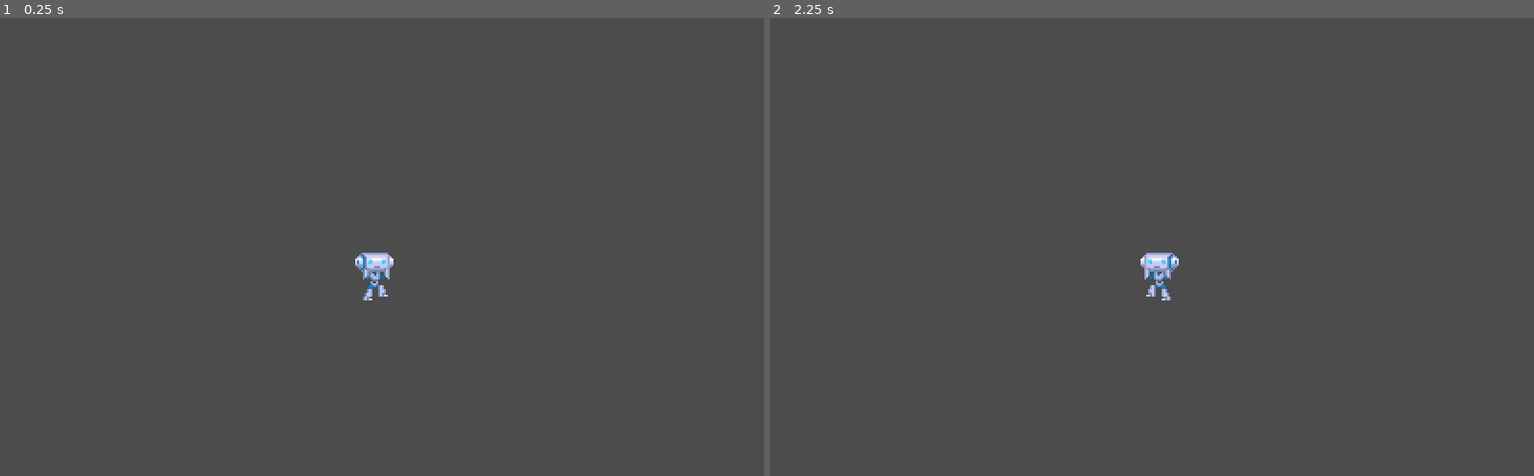
Above: before the commit, frames 1-2 (left to right).
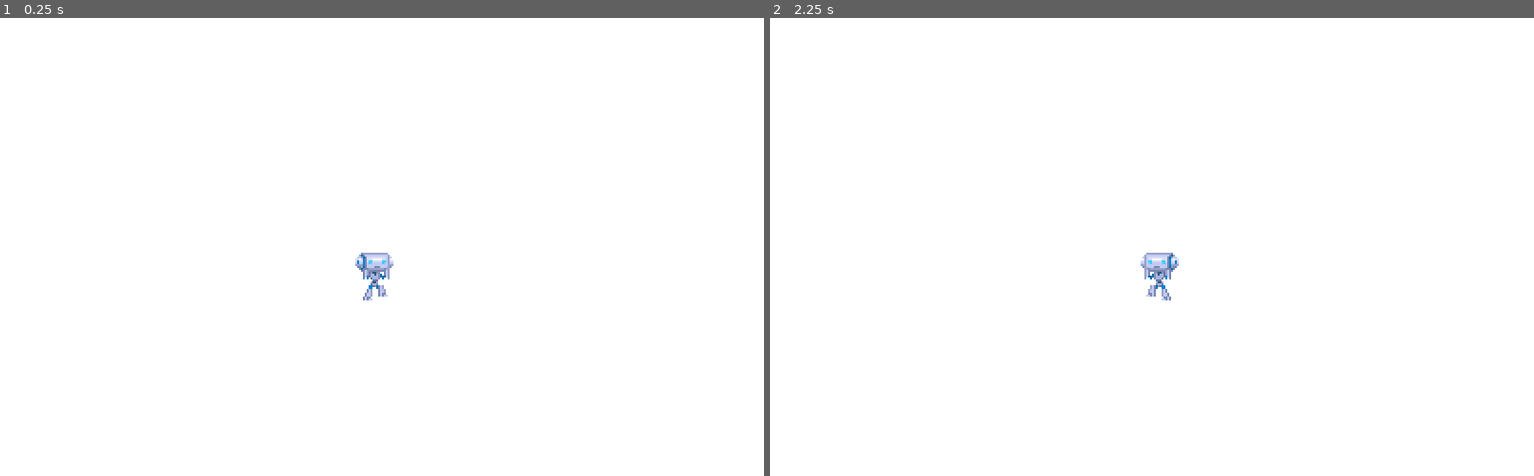
Above: after the commit, the same moments.

Repository: p-rott/Platformer
Game: Godot game, scene res://src/Actors/PlayerBackup.tscn
The game is run twice, just before and just after one commit, with the same random seed, the same clock (stepped at 60 frames per second) and the same inputs. This scene is started directly instead of the project's main scene.
Inputs:
- Up to frame 1 (0.25 s): no input
- Up to frame 2 (2.25 s): tap Enter at 0.5, 2 s; hold Shift (sprint) 0.53-1.28 s; hold Right (move_right) 0.53-2.03 s; tap Up (jump) at 0.77, 0.8, 1.07, 1.35, 1.52, 1.82 s; tap Space at 1.25 s; tap Shift (sprint) at 1.55 s; hold Left (move_left) from 2.03 s (still down); hold Shift (sprint) from 2.03 s (still down)

The runs differ from the first frame. In frame 1, 100% of the frame differs, in the area x 0-100%, y 0-100%; in frame 2, 100%.

Commit message:
Finished movement System cleaned shader up

Diff:
--- a/assets/art/tileset/tileset.tres
+++ b/assets/art/tileset/tileset.tres
@@ -14,28 +14,28 @@
 [sub_resource type="ConvexPolygonShape2D" id=4]
 points = PoolVector2Array( 0, 6, 32, 6, 32, 32, 0, 32 )
 
+[sub_resource type="ConvexPolygonShape2D" id=5]
+points = PoolVector2Array( 32, 38, 32, 64, 0, 64, 0, 6 )
+
 [sub_resource type="ConvexPolygonShape2D" id=6]
-points = PoolVector2Array( 32, 38, 32, 64, 0, 64, 0, 6 )
+points = PoolVector2Array( 0, 0, 28, 0, 28, 32, 0, 32 )
 
 [sub_resource type="ConvexPolygonShape2D" id=7]
-points = PoolVector2Array( 0, 0, 28, 0, 28, 32, 0, 32 )
+points = PoolVector2Array( 28, 6, 32, 6, 32, 32, 0, 32, 0, 0, 28, 0 )
 
 [sub_resource type="ConvexPolygonShape2D" id=8]
-points = PoolVector2Array( 28, 6, 32, 6, 32, 32, 0, 32, 0, 0, 28, 0 )
+points = PoolVector2Array( 0, 6, 32, 6, 32, 32, 0, 32 )
 
 [sub_resource type="ConvexPolygonShape2D" id=9]
-points = PoolVector2Array( 0, 6, 32, 6, 32, 32, 0, 32 )
+points = PoolVector2Array( 0, 6, 28, 6, 28, 32, 0, 32 )
 
 [sub_resource type="ConvexPolygonShape2D" id=10]
-points = PoolVector2Array( 0, 6, 28, 6, 28, 32, 0, 32 )
+points = PoolVector2Array( 0, 0, 32, 0, 32, 32, 0, 32 )
 
 [sub_resource type="ConvexPolygonShape2D" id=11]
-points = PoolVector2Array( 0, 0, 32, 0, 32, 32, 0, 32 )
+points = PoolVector2Array( 0, 0, 32, 0, 32, 24, 0, 24 )
 
 [sub_resource type="ConvexPolygonShape2D" id=12]
-points = PoolVector2Array( 0, 0, 32, 0, 32, 24, 0, 24 )
-
-[sub_resource type="ConvexPolygonShape2D" id=13]
 points = PoolVector2Array( 0, 0, 28, 0, 28, 24, 0, 24 )
 
 [resource]
--- a/project.godot
+++ b/project.godot
@@ -140,6 +140,7 @@
 
 window/size/width=800
 window/size/height=480
+window/size/always_on_top=true
 window/dpi/allow_hidpi=true
 window/stretch/mode="2d"
 window/stretch/aspect="keep_height"
@@ -248,6 +249,7 @@
 quality/2d/use_pixel_snap=true
 quality/filters/anisotropic_filter_level=2
 quality/filters/use_nearest_mipmap_filter=true
+environment/default_clear_color=Color( 1, 1, 1, 1 )
 quality/depth/hdr=false
 
 [texture_import]
--- a/src/Actors/Player.gd
+++ b/src/Actors/Player.gd
@@ -36,8 +36,12 @@
 
 func jump():
 	state.jump()
-func sprint():
+func jump_released():
+	state.jump_released()
+func sprint_pressed():
 	state.sprint_pressed()
+func sprint_released():
+	state.sprint_released()
 
 func change_state(new_state_name):
 	print(new_state_name)
@@ -55,8 +59,12 @@
 		move_right()
 	if Input.is_action_pressed("jump"):
 		jump()
+	elif Input.is_action_just_released("jump"):
+		jump_released()
 	elif Input.is_action_pressed("sprint"):
-		sprint()
+		sprint_pressed()
+	elif Input.is_action_just_released("sprint"):
+		sprint_released()
 
 
 	#var is_jump_interrupted = Input.is_action_just_released("jump") and _velocity.y < 0.0 Pail meinte ich soll mir das anschauen
--- a/src/Actors/Player.tscn
+++ b/src/Actors/Player.tscn
@@ -1,8 +1,9 @@
-[gd_scene load_steps=17 format=2]
+[gd_scene load_steps=18 format=2]
 
 [ext_resource path="res://src/Actors/Player.gd" type="Script" id=1]
 [ext_resource path="res://assets/art/player/robot_demo.png" type="Texture" id=2]
 [ext_resource path="res://assets/audio/sfx/jump.wav" type="AudioStream" id=3]
+[ext_resource path="res://assets/art/Glow/glow.png" type="Texture" id=4]
 
 [sub_resource type="Shader" id=1]
 code = "shader_type canvas_item;
@@ -232,6 +233,12 @@
 enabled = true
 cast_to = Vector2( 6, 0 )
 collision_mask = 16
+
+[node name="Sprite2" type="Sprite" parent="."]
+visible = false
+material = SubResource( 2 )
+texture = ExtResource( 4 )
+offset = Vector2( -2, -16 )
 
 [node name="Sprite" type="Sprite" parent="."]
 material = SubResource( 2 )
--- a/src/Actors/PlayerStateMachine/State.gd
+++ b/src/Actors/PlayerStateMachine/State.gd
@@ -7,6 +7,8 @@
 var sprite : Sprite
 var persistent_state
 # Writing _delta instead of delta here prevents the unused variable warning.
+
+
 func _physics_process(_delta):
 	persistent_state._velocity.y = min(persistent_state._velocity.y +persistent_state.gravity, persistent_state.maxRunSpeed)
 	var collision = persistent_state.move_and_collide(persistent_state._velocity * _delta)
@@ -31,7 +33,12 @@
 func jump():
 	pass
 
+func jump_released():
+	pass
+
 func sprint_pressed():
+	pass
+func sprint_released():
 	pass
 func is_on_floor():
 	return persistent_state.platform_detector.is_colliding()
--- a/src/Actors/PlayerStateMachine/idle_state.gd
+++ b/src/Actors/PlayerStateMachine/idle_state.gd
@@ -30,3 +30,6 @@
 
 func jump():
 	change_state.call_func("jump")
+
+func sprint_pressed():
+	pass#change_state.call_func("sprint")
--- a/src/Actors/PlayerStateMachine/jump_state.gd
+++ b/src/Actors/PlayerStateMachine/jump_state.gd
@@ -37,6 +37,11 @@
 func jump():
 	pass
 
+func jump_released():
+	print("released")
+	persistent_state._velocity.y += 100
+	pass
+
 func sprint_pressed():
 	if(persistent_state.wall_detector_left.is_colliding()  or persistent_state.wall_detector_right.is_colliding()):
 		change_state.call_func("wallSlide")
--- a/src/Actors/PlayerStateMachine/run_state.gd
+++ b/src/Actors/PlayerStateMachine/run_state.gd
@@ -25,6 +25,7 @@
 		persistent_state._velocity.y = 0
 		change_state.call_func("falling")
 
+
 func move_left():
 	if sprite.flip_h:
 		persistent_state._velocity.x = max(persistent_state._velocity.x-acceleration, -maxRunSpeed)
--- a/src/Actors/PlayerStateMachine/sprintRun_state.gd
+++ b/src/Actors/PlayerStateMachine/sprintRun_state.gd
@@ -10,12 +10,16 @@
 func _ready():
 	acceleration = persistent_state.acceleration * persistent_state.sprintIncrease
 	maxRunSpeed = persistent_state.maxRunSpeed  * persistent_state.sprintIncrease
+
 	pass # Replace with function body.
 
 
 # Called every frame. 'delta' is the elapsed time since the previous frame.
-#func _process(delta):
-#	pass
-func sprint_pressed():
+func _physics_process(delta):
 
 	pass
+func sprint_pressed():
+	pass
+func sprint_released():
+	print("released")
+	change_state.call_func("run")
--- a/src/Actors/PlayerStateMachine/wallSlide_statet.gd
+++ b/src/Actors/PlayerStateMachine/wallSlide_statet.gd
@@ -33,3 +33,9 @@
 
 func jump():
 	change_state.call_func("wallJump")
+
+func sprint_pressed():
+	pass
+func sprint_released():
+	print("released")
+	change_state.call_func("falling")
--- a/src/Level/PlayerTestLevel.tscn
+++ b/src/Level/PlayerTestLevel.tscn
@@ -10,16 +10,15 @@
 script = ExtResource( 2 )
 
 [node name="Viewportsahders" parent="." instance=ExtResource( 3 )]
-colorKey = 0
+follow_viewport_scale = 0.0
 
 [node name="TileMap" type="TileMap" parent="."]
-position = Vector2( 2.66968, 2.66968 )
 tile_set = ExtResource( 1 )
 cell_size = Vector2( 32, 32 )
 collision_layer = 16
 collision_mask = 0
 format = 1
-tile_data = PoolIntArray( -65546, 536870913, 0, -65545, 1, 0 …(2930 unchanged characters)… 786425, 536870919, 0, 786426, 3, 0, 720924, 536870915, 0, 720925, 3, 0, 851958,  …(5967 unchanged characters)…
+tile_data = PoolIntArray( -65546, 536870913, 0, -65545, 1, 0 …(2930 unchanged characters)… 786425, 536870919, 0, 786426, 3, 0, 720914, 5, 0, 720915, 6, 0, 720924, 536870915, 0, 720925, 3, 0, 851958,  …(5967 unchanged characters)…
 
 [node name="ParallaxBackground" parent="." instance=ExtResource( 7 )]
 scroll_base_scale = Vector2( 0.4, 0.2 )
--- a/src/Main/Game.tscn
+++ b/src/Main/Game.tscn
@@ -1,9 +1,16 @@
-[gd_scene load_steps=5 format=2]
+[gd_scene load_steps=6 format=2]
 
 [ext_resource path="res://src/UserInterface/PauseMenu.tscn" type="PackedScene" id=1]
 [ext_resource path="res://src/Main/Game.gd" type="Script" id=2]
 [ext_resource path="res://src/Level/PlayerTestLevel.tscn" type="PackedScene" id=3]
 [ext_resource path="res://src/Actors/Player.tscn" type="PackedScene" id=4]
+
+[sub_resource type="Environment" id=1]
+background_mode = 4
+background_color = Color( 1, 0, 0, 1 )
+glow_enabled = true
+glow_intensity = 2.17
+glow_strength = 0.86
 
 [node name="Game" type="Node"]
 pause_mode = 2
@@ -22,3 +29,6 @@
 sprintIncrease = 1.3
 jumpAccelerationDecrease = 0.1
 acceleration = 40
+
+[node name="WorldEnvironment" type="WorldEnvironment" parent="."]
+environment = SubResource( 1 )
--- a/src/Main/GrayscaleColor.shader
+++ b/src/Main/GrayscaleColor.shader
@@ -5,32 +5,17 @@
 uniform bool ignore_pure_red;
 uniform bool ignore_pure_green;
 uniform bool ignore_pure_blue;
+
+uniform float threshold  : hint_range(0, 0.2, 0.01) = 0.5;
+
 void fragment() {
 	vec4 color = texture(SCREEN_TEXTURE, SCREEN_UV);
-
-	if(ignore_pure_red && color.g < 0.01 && color.b < 0.01)
-	{
-		 COLOR = color;
-	}
-	else if(ignore_pure_green && color.r < 0.01 && color.b < 0.01)
-	{
-		 COLOR = color;
-	}
-	else if(ignore_pure_blue && color.g < 0.01 && color.r < 0.01)
-	{
-		 COLOR = color;
-	}
-	else
+	if(!(ignore_pure_red && color.g < threshold && color.b < threshold) && !(ignore_pure_green && color.r < 0.01 && color.b < 0.01) && !(ignore_pure_blue && color.g < 0.01 && color.r < 0.01))
 	{
 
 		color.rgb *= gray_ratio;
 	    float avg = (color.r + color.g + color.b);
-	    COLOR.rgb = vec3(avg);
+	    color.rgb = vec3(avg);
 	}
-
+	COLOR = color;
 }
-
-vec4 sample_glow_pixel(sampler2D tex, vec2 uv) {
-    float hdr_threshold = 1.0; // Pixels with higher color than 1 will glow
-    return max(texture(tex, uv) - hdr_threshold, vec4(0.0));
-}
--- /dev/null
+++ b/src/Main/SetViewportSize.gd
@@ -0,0 +1,18 @@
+tool
+extends BackBufferCopy
+
+
+# Declare member variables here. Examples:
+# var a = 2
+# var b = "text"
+
+
+# Called when the node enters the scene tree for the first time.
+func _ready():
+	set_rect(get_viewport_rect())
+	pass # Replace with function body.
+
+
+# Called every frame. 'delta' is the elapsed time since the previous frame.
+func _process(delta):
+	pass
--- a/src/Main/Viewportshaders.gd
+++ b/src/Main/Viewportshaders.gd
@@ -10,6 +10,7 @@
 	if Engine.editor_hint:
 		for _i in self.get_children(): #hides all shaders in Editor
 			_i.hide()
+
 	pass # Replace with function body.
 
 
@@ -21,19 +22,19 @@
 func setColorKey(newVal):
 	print()
 	if newVal == 0:
-		$GrayscaleColor.get_material().set_shader_param("ignore_pure_red", true)
-		$GrayscaleColor.get_material().set_shader_param("ignore_pure_green", false)
-		$GrayscaleColor.get_material().set_shader_param("ignore_pure_blue", false)
+		$"BackBufferCopy/GrayscaleColor".get_material().set_shader_param("ignore_pure_red", true)
+		$"BackBufferCopy/GrayscaleColor".get_material().set_shader_param("ignore_pure_green", false)
+		$"BackBufferCopy/GrayscaleColor".get_material().set_shader_param("ignore_pure_blue", false)
 		pass
 	elif newVal == 1:
-		$GrayscaleColor.get_material().set_shader_param("ignore_pure_red", false)
-		$GrayscaleColor.get_material().set_shader_param("ignore_pure_green", true)
-		$GrayscaleColor.get_material().set_shader_param("ignore_pure_blue", false)
+		$"BackBufferCopy/GrayscaleColor".get_material().set_shader_param("ignore_pure_red", false)
+		$"BackBufferCopy/GrayscaleColor".get_material().set_shader_param("ignore_pure_green", true)
+		$"BackBufferCopy/GrayscaleColor".get_material().set_shader_param("ignore_pure_blue", false)
 		pass
 	else:
-		$GrayscaleColor.get_material().set_shader_param("ignore_pure_red", false)
-		$GrayscaleColor.get_material().set_shader_param("ignore_pure_green", false)
-		$GrayscaleColor.get_material().set_shader_param("ignore_pure_blue", true)
+		$"BackBufferCopy/GrayscaleColor".get_material().set_shader_param("ignore_pure_red", false)
+		$"BackBufferCopy/GrayscaleColor".get_material().set_shader_param("ignore_pure_green", false)
+		$"BackBufferCopy/GrayscaleColor".get_material().set_shader_param("ignore_pure_blue", true)
 		pass
 
 	colorKey = newVal
--- a/src/Main/Viewportshaders.tscn
+++ b/src/Main/Viewportshaders.tscn
@@ -1,32 +1,112 @@
-[gd_scene load_steps=6 format=2]
+[gd_scene load_steps=12 format=2]
 
 [ext_resource path="res://src/Main/GrayscaleColor.shader" type="Shader" id=1]
 [ext_resource path="res://src/Main/Viewportshaders.gd" type="Script" id=2]
+[ext_resource path="res://src/Main/SetViewportSize.gd" type="Script" id=3]
 
-[sub_resource type="ShaderMaterial" id=1]
+[sub_resource type="ShaderMaterial" id=3]
 shader = ExtResource( 1 )
 shader_param/gray_ratio = Vector3( 0.21, 0.72, 0.07 )
 shader_param/ignore_pure_red = true
 shader_param/ignore_pure_green = false
 shader_param/ignore_pure_blue = false
+shader_param/threshold = 0.04
 
-[sub_resource type="Gradient" id=2]
+[sub_resource type="Gradient" id=4]
 offsets = PoolRealArray( 0 )
 colors = PoolColorArray( 1, 1, 1, 1 )
 
-[sub_resource type="GradientTexture" id=3]
-gradient = SubResource( 2 )
+[sub_resource type="GradientTexture" id=5]
+gradient = SubResource( 4 )
+
+[sub_resource type="Shader" id=7]
+code = "shader_type canvas_item;
+
+uniform bool ignore_pure_red;
+uniform bool ignore_pure_green;
+uniform bool ignore_pure_blue;
+
+uniform float offset = 1f;
+uniform float amount : hint_range(0, 2) = 1f;
+uniform sampler2D noise : hint_white;
+
+void fragment()
+{
+	vec4 color = texture(SCREEN_TEXTURE, SCREEN_UV);
+
+	vec4 noiseOffset = texture(noise,vec2(SCREEN_UV.x + (offset * SCREEN_PIXEL_SIZE.x * sin(TIME*2f)), SCREEN_UV.y + (offset * SCREEN_PIXEL_SIZE.y * cos(TIME*5f))));
+
+	vec3 offsetColorG = texture(SCREEN_TEXTURE, vec2(SCREEN_UV.x + (offset * SCREEN_PIXEL_SIZE.x * sin(TIME*2f) * noiseOffset.r * amount), SCREEN_UV.y + (offset * SCREEN_PIXEL_SIZE.y * cos(TIME*3f) * noiseOffset.r * amount)) ).rgb;
+	vec3 offsetColorB = texture(SCREEN_TEXTURE, vec2(SCREEN_UV.x - (offset * SCREEN_PIXEL_SIZE.x * sin(TIME*3f) * noiseOffset.r * amount), SCREEN_UV.y - (offset * SCREEN_PIXEL_SIZE.y * cos(TIME*2f) * noiseOffset.r * amount))).rgb;
+
+	if(!(ignore_pure_red && color.g < 0.01 && color.b < 0.01) && !(ignore_pure_green && color.r < 0.01 && color.b < 0.01) && !(ignore_pure_blue && color.g < 0.01 && color.r < 0.01))
+	{
+	color.g = offsetColorG.g;
+	color.r = color.r;
+	color.b = offsetColorB.b;
+	}
+	COLOR = color;
+}"
+
+[sub_resource type="OpenSimplexNoise" id=1]
+seed = 2
+octaves = 6
+period = 20.8
+persistence = 0.034
+lacunarity = 4.0
+
+[sub_resource type="NoiseTexture" id=2]
+seamless = true
+noise = SubResource( 1 )
+
+[sub_resource type="ShaderMaterial" id=8]
+shader = SubResource( 7 )
+shader_param/ignore_pure_red = true
+shader_param/ignore_pure_green = null
+shader_param/ignore_pure_blue = null
+shader_param/offset = 20.0
+shader_param/amount = 0.0
+shader_param/noise = SubResource( 2 )
+
+[sub_resource type="Environment" id=9]
+glow_enabled = true
 
 [node name="Viewportshaders" type="CanvasLayer"]
 script = ExtResource( 2 )
 
-[node name="GrayscaleColor" type="TextureRect" parent="."]
-material = SubResource( 1 )
+[node name="BackBufferCopy" type="BackBufferCopy" parent="."]
+scale = Vector2( 2, 2 )
+copy_mode = 2
+rect = Rect2( 0, 0, 0, 0 )
+script = ExtResource( 3 )
+
+[node name="GrayscaleColor" type="TextureRect" parent="BackBufferCopy"]
+material = SubResource( 3 )
 anchor_right = 1.0
 anchor_bottom = 1.0
-texture = SubResource( 3 )
+texture = SubResource( 5 )
 expand = true
 flip_v = true
 __meta__ = {
 "_edit_use_anchors_": false
 }
+
+[node name="BackBufferCopy2" type="BackBufferCopy" parent="."]
+scale = Vector2( 2, 2 )
+copy_mode = 2
+rect = Rect2( 0, 0, 10, 10 )
+script = ExtResource( 3 )
+
+[node name="GrayscaleColor2" type="TextureRect" parent="BackBufferCopy2"]
+material = SubResource( 8 )
+anchor_right = 1.0
+anchor_bottom = 1.0
+texture = SubResource( 5 )
+expand = true
+flip_v = true
+__meta__ = {
+"_edit_use_anchors_": false
+}
+
+[node name="WorldEnvironment" type="WorldEnvironment" parent="."]
+environment = SubResource( 9 )
Binary file added: assets/art/Glow/glow.png
Not shown, added: assets/art/Glow/glow.png.import
Binary file added: assets/art/Glow/glow2.png
Not shown, added: assets/art/Glow/glow2.png.import
Not shown: 8 places in assets/art/tileset/tileset.tres that only renumber resources
